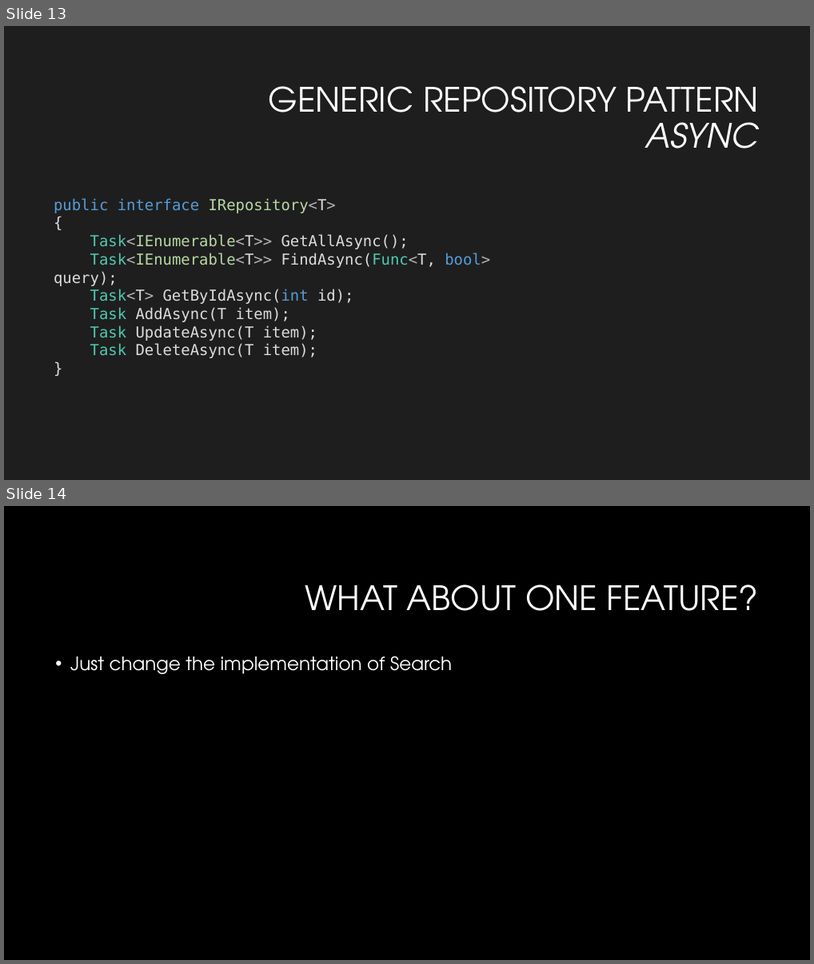
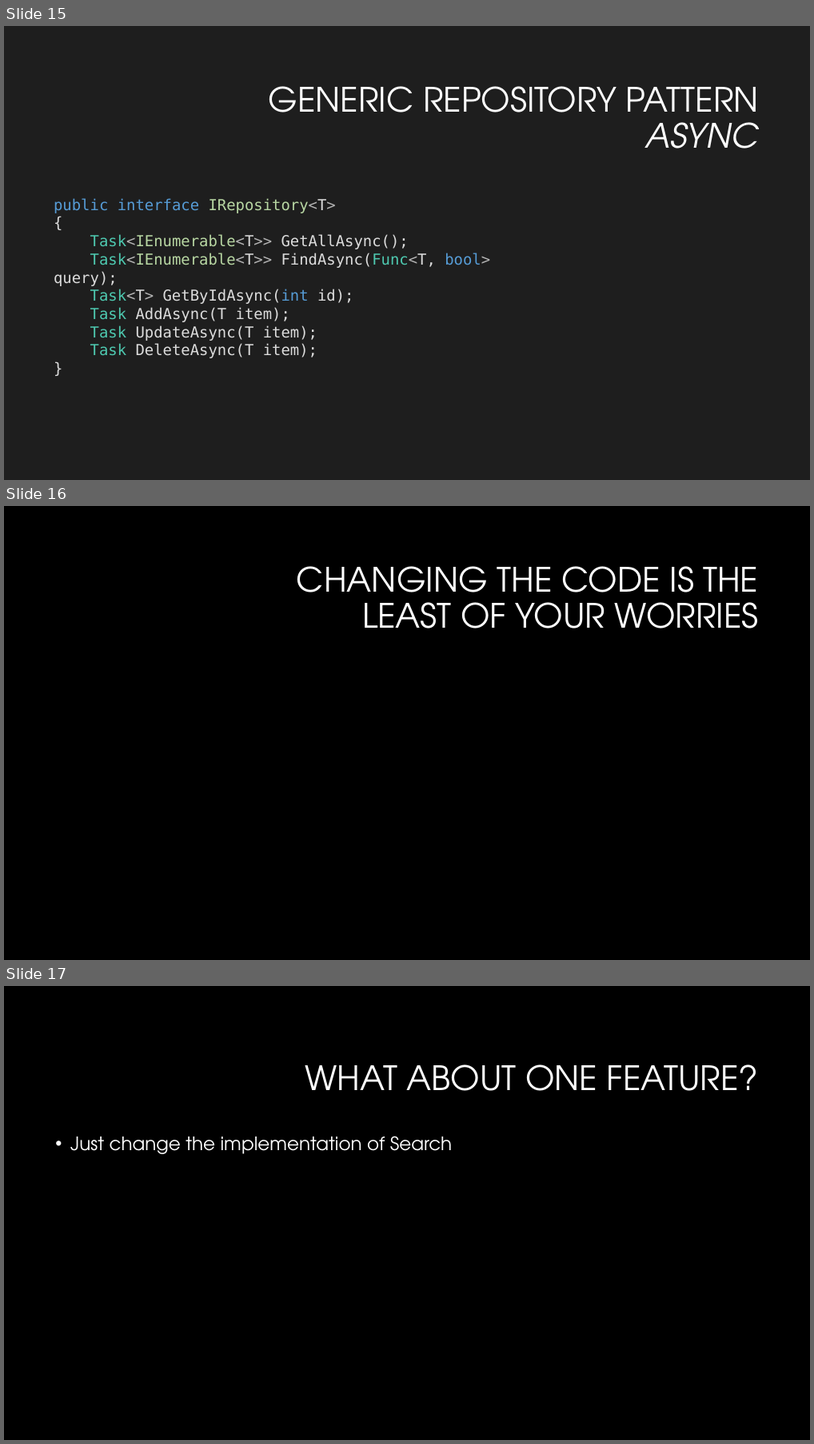
Before and after one commit to kijanawoodard/RavenConf, a slide deck: Slides/Abstracting-RavenDB.pptx. Shown one above the other, each under a label of ours: slides 13 and 14 before the commit, slides 15, 16 and 17 after it. The pictures are 814x964 and 814x1444 pixels, drawn with LibreOffice and Linux fonts; fonts in the diff are those of the drawing; background and template pictures are left out. Boxes give left, top, right and bottom in pixels: in the first picture for what was removed or moved away, otherwise in the second. Text is boxed around its words. In the diff, an @@ line names an element or a change of style, - is before the commit and + after.

```diff
--- a/Slides/Abstracting-RavenDB.pptx
+++ b/Slides/Abstracting-RavenDB.pptx
@@ slide 16 added at (x1=4, y1=506, x2=810, y2=960), background #000000 @@
@@ title added at (x1=297, y1=566, x2=759, y2=628), 40 pt, text #FFFFFF @@
+CHANGING THE CODE IS THE LEAST OF YOUR WORRIES
@@ what was slide 13 is now slide 15 @@
@@ what was slide 14 is now slide 17 @@
```
Also in this commit, not shown: 2 slides changed, 1 other slide added.
